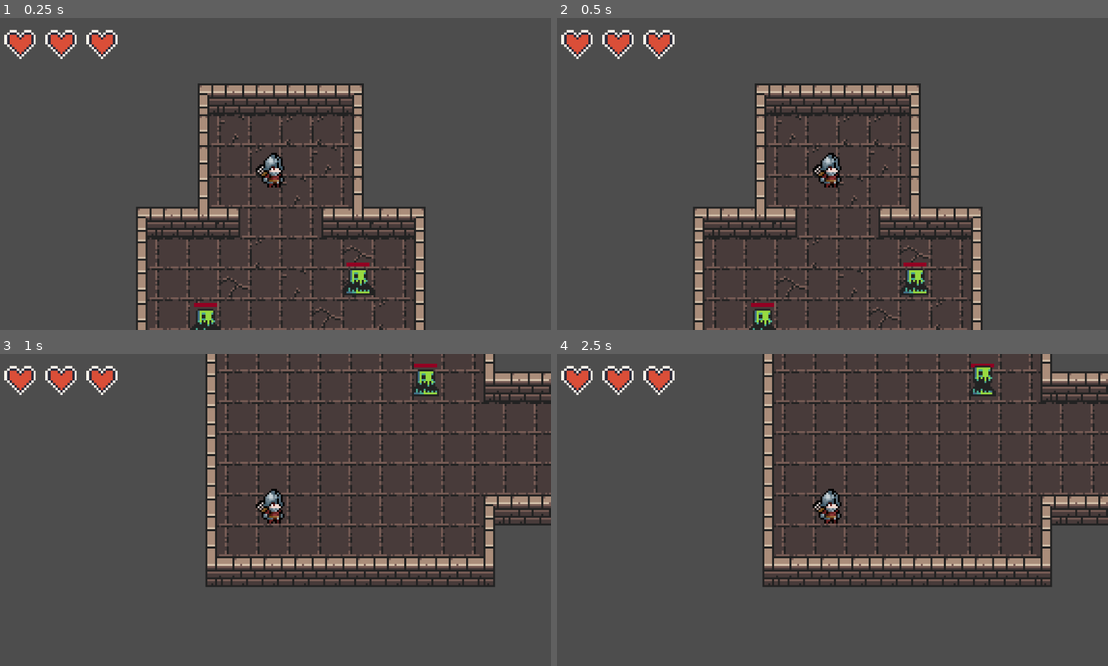
Above: before the commit, frames 1-4 (two rows, left to right).
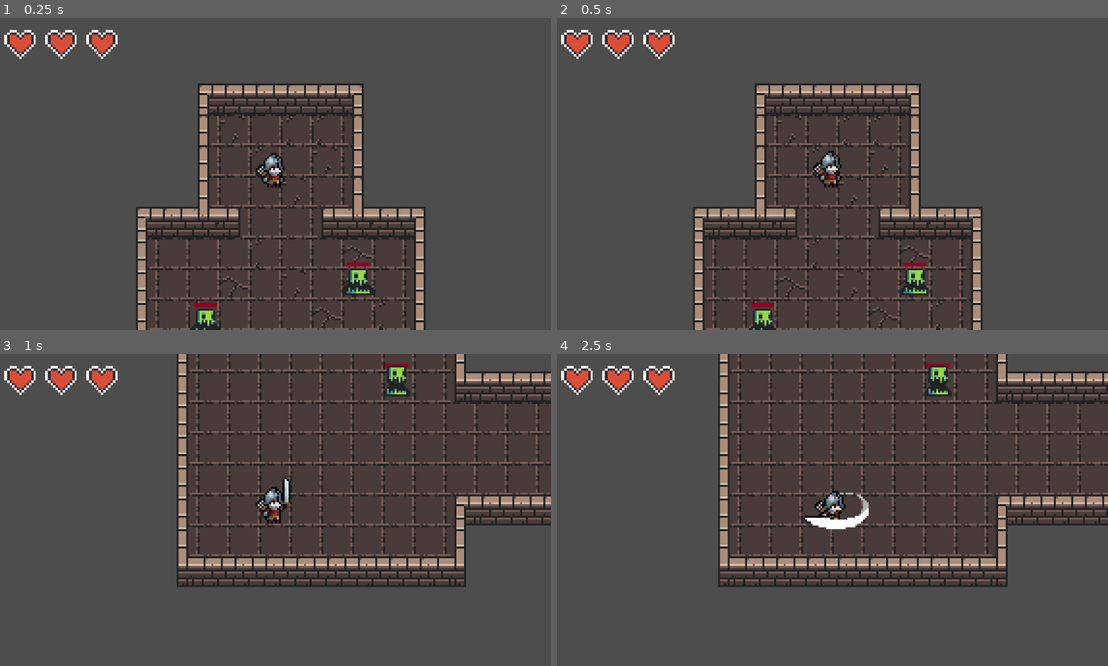
Above: after the commit, the same moments.

Repository: PaleBlueOrbit/Game-Off-2026-Roguelite
Game: Godot game, scene res://scenes/main.tscn
Two runs of this game, one before a commit and one after it. Both use one fixed random seed, a clock stepped at 60 frames per second and the inputs below.
Inputs (mouse positions are in pixels of both pictures, inside the frame that each line leads up to):
- Up to frame 1 (0.25 s): no input
- Up to frame 2 (0.5 s): no input
- Up to frame 3 (1 s): tap Enter (ui_accept) at 0.5, 0.77 s; move the mouse to (396, 494) at 0.52 s; hold Right (ui_right) from 0.53 s (still down); hold Tab (ui_focus_next) from 0.53 s (still down); click (396, 494) at 0.8 s
- Up to frame 4 (2.5 s): tap Enter (ui_accept) at 1.07 s; release Right (ui_right) at 1.25 s; release Tab (ui_focus_next) at 1.25 s; drag from (716, 525) to (849, 510) at 1.27 s; move the mouse to (887, 441) at 2.02 s; hold Right (ui_right) from 2.03 s (still down); hold Enter (ui_accept) from 2.03 s (still down); click (887, 441) at 2.17 s; tap Tab (ui_focus_next) at 2.3 s

Frame 1 is identical in both runs. In frame 2, 0.3% of the frame differs, in the area x 46-52%, y 42-54%; in frame 3, 13%; in frame 4, 14%, in the area x 29-100%, y 0-75%.
Error before the commit: Invalid assignment of property or key 'disabled' with value of type 'bool' on a base object of type 'null instance'. (res://scripts/soldier.gd:19)

Commit message:
Fixed Animations and hurt flash on slime

Diff:
--- a/project.godot
+++ b/project.godot
@@ -53,6 +53,12 @@
 , Object(InputEventKey,"resource_local_to_scene":false,"resource_name":"","device":-1,"window_id":0,"alt_pressed":false …(183 unchanged characters)…
 ]
 }
+attack={
+"deadzone": 0.2,
+"events": [Object(InputEventMouseButton,"resource_local_to_scene":false,"resource_name":"","device":-1,"window_id":0,"alt_pressed":false,"shift_pressed":false,"ctrl_pressed":false,"meta_pressed":false,"button_mask":0,"position":Vector2(0, 0),"global_position":Vector2(0, 0),"factor":1.0,"button_index":1,"canceled":false,"pressed":false,"double_click":false,"script":null)
+, Object(InputEventKey,"resource_local_to_scene":false,"resource_name":"","device":0,"window_id":0,"alt_pressed":false,"shift_pressed":false,"ctrl_pressed":false,"meta_pressed":false,"pressed":false,"keycode":0,"physical_keycode":32,"key_label":0,"unicode":0,"location":0,"echo":false,"script":null)
+]
+}
 
 [layer_names]
 
--- a/scenes/soldier.tscn
+++ b/scenes/soldier.tscn
@@ -1,45 +1,346 @@
-[gd_scene load_steps=9 format=3 uid="uid://cqfiuqbec6nr6"]
+[gd_scene load_steps=50 format=3 uid="uid://cqfiuqbec6nr6"]
 
 [ext_resource type="Texture2D" uid="uid://d16s3kyv810rn" path="res://assets/Soldier.png" id="1_3ekc7"]
 [ext_resource type="Script" uid="uid://utjuiojq2bob" path="res://scripts/soldier.gd" id="1_q2rr1"]
 
-[sub_resource type="Animation" id="Animation_q2rr1"]
-resource_name = "idle"
-length = 4.0
-step = 0.2
-tracks/0/type = "value"
-tracks/0/imported = false
-tracks/0/enabled = true
-tracks/0/path = NodePath("Sprite2D:frame")
-tracks/0/interp = 1
-tracks/0/loop_wrap = true
-tracks/0/keys = {
-"times": PackedFloat32Array(0, 1, 2, 3, 4, 5),
-"transitions": PackedFloat32Array(1, 1, 1, 1, 1, 1),
-"update": 1,
-"values": [0, 1, 2, 3, 4, 5]
-}
-
-[sub_resource type="Animation" id="Animation_2oslh"]
-length = 0.001
-tracks/0/type = "value"
-tracks/0/imported = false
-tracks/0/enabled = true
-tracks/0/path = NodePath("Sprite2D:frame")
-tracks/0/interp = 1
-tracks/0/loop_wrap = true
-tracks/0/keys = {
-"times": PackedFloat32Array(0),
-"transitions": PackedFloat32Array(1),
-"update": 1,
-"values": [0]
-}
-
-[sub_resource type="AnimationLibrary" id="AnimationLibrary_x21nm"]
-_data = {
-&"RESET": SubResource("Animation_2oslh"),
-&"idle": SubResource("Animation_q2rr1")
-}
+[sub_resource type="AtlasTexture" id="AtlasTexture_q2rr1"]
+atlas = ExtResource("1_3ekc7")
+region = Rect2(0, 400, 100, 100)
+
+[sub_resource type="AtlasTexture" id="AtlasTexture_2oslh"]
+atlas = ExtResource("1_3ekc7")
+region = Rect2(100, 400, 100, 100)
+
+[sub_resource type="AtlasTexture" id="AtlasTexture_x21nm"]
+atlas = ExtResource("1_3ekc7")
+region = Rect2(200, 400, 100, 100)
+
+[sub_resource type="AtlasTexture" id="AtlasTexture_hpa1h"]
+atlas = ExtResource("1_3ekc7")
+region = Rect2(300, 400, 100, 100)
+
+[sub_resource type="AtlasTexture" id="AtlasTexture_ajv6t"]
+atlas = ExtResource("1_3ekc7")
+region = Rect2(400, 400, 100, 100)
+
+[sub_resource type="AtlasTexture" id="AtlasTexture_50ktg"]
+atlas = ExtResource("1_3ekc7")
+region = Rect2(500, 400, 100, 100)
+
+[sub_resource type="AtlasTexture" id="AtlasTexture_8qfth"]
+atlas = ExtResource("1_3ekc7")
+region = Rect2(600, 400, 100, 100)
+
+[sub_resource type="AtlasTexture" id="AtlasTexture_8jak6"]
+atlas = ExtResource("1_3ekc7")
+region = Rect2(700, 400, 100, 100)
+
+[sub_resource type="AtlasTexture" id="AtlasTexture_kv0so"]
+atlas = ExtResource("1_3ekc7")
+region = Rect2(800, 400, 100, 100)
+
+[sub_resource type="AtlasTexture" id="AtlasTexture_se1ou"]
+atlas = ExtResource("1_3ekc7")
+region = Rect2(0, 600, 100, 100)
+
+[sub_resource type="AtlasTexture" id="AtlasTexture_iflmy"]
+atlas = ExtResource("1_3ekc7")
+region = Rect2(100, 600, 100, 100)
+
+[sub_resource type="AtlasTexture" id="AtlasTexture_d4e0u"]
+atlas = ExtResource("1_3ekc7")
+region = Rect2(200, 600, 100, 100)
+
+[sub_resource type="AtlasTexture" id="AtlasTexture_wy8un"]
+atlas = ExtResource("1_3ekc7")
+region = Rect2(300, 600, 100, 100)
+
+[sub_resource type="AtlasTexture" id="AtlasTexture_qf1do"]
+atlas = ExtResource("1_3ekc7")
+region = Rect2(0, 500, 100, 100)
+
+[sub_resource type="AtlasTexture" id="AtlasTexture_yf5wr"]
+atlas = ExtResource("1_3ekc7")
+region = Rect2(100, 500, 100, 100)
+
+[sub_resource type="AtlasTexture" id="AtlasTexture_uvogt"]
+atlas = ExtResource("1_3ekc7")
+region = Rect2(200, 500, 100, 100)
+
+[sub_resource type="AtlasTexture" id="AtlasTexture_mis5n"]
+atlas = ExtResource("1_3ekc7")
+region = Rect2(300, 500, 100, 100)
+
+[sub_resource type="AtlasTexture" id="AtlasTexture_guqno"]
+atlas = ExtResource("1_3ekc7")
+region = Rect2(0, 0, 100, 100)
+
+[sub_resource type="AtlasTexture" id="AtlasTexture_46q4a"]
+atlas = ExtResource("1_3ekc7")
+region = Rect2(100, 0, 100, 100)
+
+[sub_resource type="AtlasTexture" id="AtlasTexture_pyc10"]
+atlas = ExtResource("1_3ekc7")
+region = Rect2(200, 0, 100, 100)
+
+[sub_resource type="AtlasTexture" id="AtlasTexture_evcuf"]
+atlas = ExtResource("1_3ekc7")
+region = Rect2(300, 0, 100, 100)
+
+[sub_resource type="AtlasTexture" id="AtlasTexture_7iib6"]
+atlas = ExtResource("1_3ekc7")
+region = Rect2(400, 0, 100, 100)
+
+[sub_resource type="AtlasTexture" id="AtlasTexture_ewl12"]
+atlas = ExtResource("1_3ekc7")
+region = Rect2(500, 0, 100, 100)
+
+[sub_resource type="AtlasTexture" id="AtlasTexture_o7ey4"]
+atlas = ExtResource("1_3ekc7")
+region = Rect2(0, 100, 100, 100)
+
+[sub_resource type="AtlasTexture" id="AtlasTexture_bg0sq"]
+atlas = ExtResource("1_3ekc7")
+region = Rect2(100, 100, 100, 100)
+
+[sub_resource type="AtlasTexture" id="AtlasTexture_02rox"]
+atlas = ExtResource("1_3ekc7")
+region = Rect2(200, 100, 100, 100)
+
+[sub_resource type="AtlasTexture" id="AtlasTexture_ykoby"]
+atlas = ExtResource("1_3ekc7")
+region = Rect2(300, 100, 100, 100)
+
+[sub_resource type="AtlasTexture" id="AtlasTexture_et2b5"]
+atlas = ExtResource("1_3ekc7")
+region = Rect2(400, 100, 100, 100)
+
+[sub_resource type="AtlasTexture" id="AtlasTexture_g13yl"]
+atlas = ExtResource("1_3ekc7")
+region = Rect2(500, 100, 100, 100)
+
+[sub_resource type="AtlasTexture" id="AtlasTexture_tu2gs"]
+atlas = ExtResource("1_3ekc7")
+region = Rect2(600, 100, 100, 100)
+
+[sub_resource type="AtlasTexture" id="AtlasTexture_ow7ph"]
+atlas = ExtResource("1_3ekc7")
+region = Rect2(700, 100, 100, 100)
+
+[sub_resource type="AtlasTexture" id="AtlasTexture_bwisg"]
+atlas = ExtResource("1_3ekc7")
+region = Rect2(0, 300, 100, 100)
+
+[sub_resource type="AtlasTexture" id="AtlasTexture_c80cs"]
+atlas = ExtResource("1_3ekc7")
+region = Rect2(100, 300, 100, 100)
+
+[sub_resource type="AtlasTexture" id="AtlasTexture_dwxa3"]
+atlas = ExtResource("1_3ekc7")
+region = Rect2(200, 300, 100, 100)
+
+[sub_resource type="AtlasTexture" id="AtlasTexture_c7lw5"]
+atlas = ExtResource("1_3ekc7")
+region = Rect2(300, 300, 100, 100)
+
+[sub_resource type="AtlasTexture" id="AtlasTexture_awy8f"]
+atlas = ExtResource("1_3ekc7")
+region = Rect2(400, 300, 100, 100)
+
+[sub_resource type="AtlasTexture" id="AtlasTexture_xdypi"]
+atlas = ExtResource("1_3ekc7")
+region = Rect2(500, 300, 100, 100)
+
+[sub_resource type="AtlasTexture" id="AtlasTexture_vatia"]
+atlas = ExtResource("1_3ekc7")
+region = Rect2(0, 200, 100, 100)
+
+[sub_resource type="AtlasTexture" id="AtlasTexture_4jx6f"]
+atlas = ExtResource("1_3ekc7")
+region = Rect2(100, 200, 100, 100)
+
+[sub_resource type="AtlasTexture" id="AtlasTexture_akjjp"]
+atlas = ExtResource("1_3ekc7")
+region = Rect2(200, 200, 100, 100)
+
+[sub_resource type="AtlasTexture" id="AtlasTexture_85dtl"]
+atlas = ExtResource("1_3ekc7")
+region = Rect2(300, 200, 100, 100)
+
+[sub_resource type="AtlasTexture" id="AtlasTexture_li0o7"]
+atlas = ExtResource("1_3ekc7")
+region = Rect2(400, 200, 100, 100)
+
+[sub_resource type="AtlasTexture" id="AtlasTexture_1m1ek"]
+atlas = ExtResource("1_3ekc7")
+region = Rect2(500, 200, 100, 100)
+
+[sub_resource type="SpriteFrames" id="SpriteFrames_o36qb"]
+animations = [{
+"frames": [{
+"duration": 1.0,
+"texture": SubResource("AtlasTexture_q2rr1")
+}, {
+"duration": 1.0,
+"texture": SubResource("AtlasTexture_2oslh")
+}, {
+"duration": 1.0,
+"texture": SubResource("AtlasTexture_x21nm")
+}, {
+"duration": 1.0,
+"texture": SubResource("AtlasTexture_hpa1h")
+}, {
+"duration": 1.0,
+"texture": SubResource("AtlasTexture_ajv6t")
+}, {
+"duration": 1.0,
+"texture": SubResource("AtlasTexture_50ktg")
+}, {
+"duration": 1.0,
+"texture": SubResource("AtlasTexture_8qfth")
+}, {
+"duration": 1.0,
+"texture": SubResource("AtlasTexture_8jak6")
+}, {
+"duration": 1.0,
+"texture": SubResource("AtlasTexture_kv0so")
+}],
+"loop": false,
+"name": &"arrow",
+"speed": 12.0
+}, {
+"frames": [{
+"duration": 1.0,
+"texture": SubResource("AtlasTexture_se1ou")
+}, {
+"duration": 1.0,
+"texture": SubResource("AtlasTexture_iflmy")
+}, {
+"duration": 1.0,
+"texture": SubResource("AtlasTexture_d4e0u")
+}, {
+"duration": 2.0,
+"texture": SubResource("AtlasTexture_wy8un")
+}],
+"loop": false,
+"name": &"die",
+"speed": 5.0
+}, {
+"frames": [{
+"duration": 1.0,
+"texture": SubResource("AtlasTexture_qf1do")
+}, {
+"duration": 1.0,
+"texture": SubResource("AtlasTexture_yf5wr")
+}, {
+"duration": 1.0,
+"texture": SubResource("AtlasTexture_uvogt")
+}, {
+"duration": 1.0,
+"texture": SubResource("AtlasTexture_mis5n")
+}],
+"loop": false,
+"name": &"hurt",
+"speed": 6.0
+}, {
+"frames": [{
+"duration": 1.0,
+"texture": SubResource("AtlasTexture_guqno")
+}, {
+"duration": 1.0,
+"texture": SubResource("AtlasTexture_46q4a")
+}, {
+"duration": 1.0,
+"texture": SubResource("AtlasTexture_pyc10")
+}, {
+"duration": 1.0,
+"texture": SubResource("AtlasTexture_evcuf")
+}, {
+"duration": 1.0,
+"texture": SubResource("AtlasTexture_7iib6")
+}, {
+"duration": 1.0,
+"texture": SubResource("AtlasTexture_ewl12")
+}],
+"loop": true,
+"name": &"idle",
+"speed": 7.0
+}, {
+"frames": [{
+"duration": 1.0,
+"texture": SubResource("AtlasTexture_o7ey4")
+}, {
+"duration": 1.0,
+"texture": SubResource("AtlasTexture_bg0sq")
+}, {
+"duration": 1.0,
+"texture": SubResource("AtlasTexture_02rox")
+}, {
+"duration": 1.0,
+"texture": SubResource("AtlasTexture_ykoby")
+}, {
+"duration": 1.0,
+"texture": SubResource("AtlasTexture_et2b5")
+}, {
+"duration": 1.0,
+"texture": SubResource("AtlasTexture_g13yl")
+}, {
+"duration": 1.0,
+"texture": SubResource("AtlasTexture_tu2gs")
+}, {
+"duration": 1.0,
+"texture": SubResource("AtlasTexture_ow7ph")
+}],
+"loop": true,
+"name": &"run",
+"speed": 8.0
+}, {
+"frames": [{
+"duration": 1.0,
+"texture": SubResource("AtlasTexture_bwisg")
+}, {
+"duration": 1.0,
+"texture": SubResource("AtlasTexture_c80cs")
+}, {
+"duration": 1.0,
+"texture": SubResource("AtlasTexture_dwxa3")
+}, {
+"duration": 1.0,
+"texture": SubResource("AtlasTexture_c7lw5")
+}, {
+"duration": 1.0,
+"texture": SubResource("AtlasTexture_awy8f")
+}, {
+"duration": 1.0,
+"texture": SubResource("AtlasTexture_xdypi")
+}],
+"loop": false,
+"name": &"sword_down",
+"speed": 8.0
+}, {
+"frames": [{
+"duration": 1.0,
+"texture": SubResource("AtlasTexture_vatia")
+}, {
+"duration": 1.0,
+"texture": SubResource("AtlasTexture_4jx6f")
+}, {
+"duration": 1.0,
+"texture": SubResource("AtlasTexture_akjjp")
+}, {
+"duration": 1.0,
+"texture": SubResource("AtlasTexture_85dtl")
+}, {
+"duration": 1.0,
+"texture": SubResource("AtlasTexture_li0o7")
+}, {
+"duration": 1.0,
+"texture": SubResource("AtlasTexture_1m1ek")
+}],
+"loop": false,
+"name": &"sword_side",
+"speed": 10.0
+}]
 
 [sub_resource type="CircleShape2D" id="CircleShape2D_q2rr1"]
 
@@ -53,23 +354,19 @@
 z_index = 10
 script = ExtResource("1_q2rr1")
 
-[node name="AnimationPlayer" type="AnimationPlayer" parent="."]
-libraries = {
-&"": SubResource("AnimationLibrary_x21nm")
-}
+[node name="AnimatedSprite2D" type="AnimatedSprite2D" parent="."]
+sprite_frames = SubResource("SpriteFrames_o36qb")
+animation = &"sword_side"
 autoplay = "idle"
-
-[node name="Sprite2D" type="Sprite2D" parent="."]
-texture = ExtResource("1_3ekc7")
-hframes = 9
-vframes = 7
-
-[node name="HitBox" type="Area2D" parent="Sprite2D"]
+frame = 5
+frame_progress = 1.0
+
+[node name="HitBox" type="Area2D" parent="AnimatedSprite2D"]
 position = Vector2(10, 0)
 collision_layer = 8
 collision_mask = 0
 
-[node name="CollisionShape2D" type="CollisionShape2D" parent="Sprite2D/HitBox"]
+[node name="CollisionShape2D" type="CollisionShape2D" parent="AnimatedSprite2D/HitBox"]
 shape = SubResource("CircleShape2D_q2rr1")
 disabled = true
 
--- a/scripts/main.gd
+++ b/scripts/main.gd
@@ -6,7 +6,7 @@
 	randomize()
 
 func _unhandled_input(event: InputEvent) -> void:
-	if event.is_action_pressed("ui_accept"):
+	if event.is_action_pressed("ui_focus_next"):
 		if next_scene_path != "":
 			get_tree().change_scene_to_file(next_scene_path)
 		else:
--- a/scripts/slime.gd
+++ b/scripts/slime.gd
@@ -15,6 +15,7 @@
 	body_exited.connect(_on_body_exited)
 	health_bar.max_value = max_health
 	health_bar.value = health
+
 
 func _on_body_exited(body: Node2D) -> void:
 	if body == player_inside:
@@ -34,9 +35,12 @@
 
 	var mat = sprite.material as ShaderMaterial
 	if mat:
+		print("activating shader")
+		mat.set_shader_parameter("flash_modifier", 1.0)
 		var tween = create_tween()
-		mat.set_shader_parameter("flash_modifier", 1.0)
 		tween.tween_property(mat, "shader_parameter/flash_modifier", 0.0, 0.15)
+	else:
+		print("shader error")
 
 	print("slimes health = ", health)
 	if health <= 0:
--- a/scripts/soldier.gd
+++ b/scripts/soldier.gd
@@ -51,7 +51,7 @@
 	attack_timer.start()
 	is_attacking = true
 	sprite.play("sword_side")
-
+	await get_tree().create_timer(0.3).timeout
 	attack_box.set_deferred("disabled", false)
 	await sprite.animation_finished
 	is_attacking = false
@@ -62,7 +62,7 @@
 	print("Ready to attack again!")
 
 func _unhandled_input(event: InputEvent) -> void:
-	if event is InputEventMouseButton and event.button_index == MOUSE_BUTTON_LEFT and event.pressed and can_attack:
+	if event.is_action_pressed("attack") and can_attack:
 		attack()
 
 func _physics_process(delta: float) -> void:
